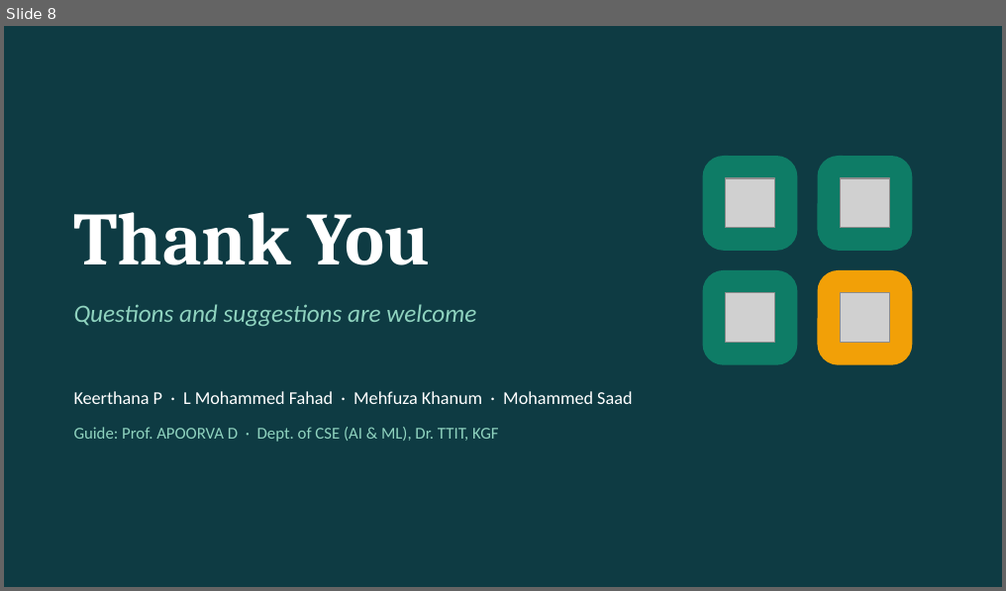
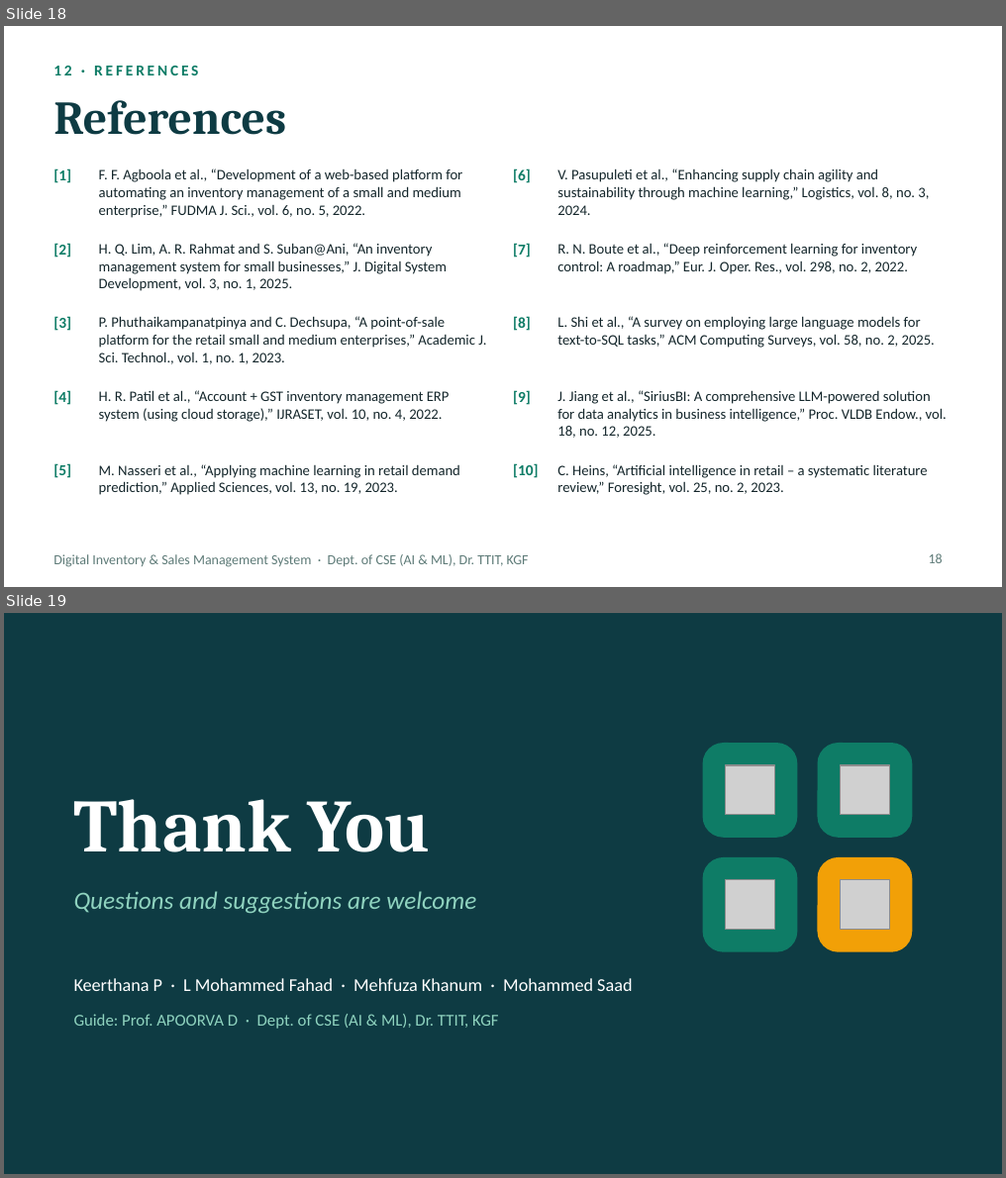
Before and after one commit to NICTOGEN007/inventorymanagement, a slide deck: docs/presentation/Inventory_Management_First_Review.pptx. Shown one above the other, each under a label of ours: slide 8 before the commit, slides 18 and 19 after it. The pictures are 1006x591 and 1006x1178 pixels, drawn with LibreOffice and Linux fonts; fonts in the diff are those of the drawing; grey boxes stand for pictures. Boxes give left, top, right and bottom in pixels: in the first picture for what was removed or moved away, otherwise in the second. Text is boxed around its words. In the diff, an @@ line names an element or a change of style, - is before the commit and + after.

```diff
--- a/docs/presentation/Inventory_Management_First_Review.pptx
+++ b/docs/presentation/Inventory_Management_First_Review.pptx
@@ slide 18 added at [4,26,1002,587], background #FFFFFF @@
@@ text added at [54,66,198,76], 11 pt, text #0E7C66, bold @@
+12 · REFERENCES
@@ title added at [54,100,286,135], 34 pt, text #0E3B43, bold @@
+References
@@ text added at [54,169,71,183], 11 pt, text #0E7C66, bold @@
+[1]
@@ text added at [99,169,462,218], 10.5 pt, text #14262B @@
+F. F. Agboola et al., “Development of a web-based platform for automating an inventory management of a small and medium enterprise,” FUDMA J. Sci., vol. 6, no. 5, 2022.
@@ text added at [513,169,531,183], 11 pt, text #0E7C66, bold @@
+[6]
@@ text added at [557,169,929,215], 10.5 pt, text #14262B @@
+V. Pasupuleti et al., “Enhancing supply chain agility and sustainability through machine learning,” Logistics, vol. 8, no. 3, 2024.
@@ text added at [54,243,71,258], 11 pt, text #0E7C66, bold @@
+[2]
@@ text added at [99,243,447,291], 10.5 pt, text #14262B @@
+H. Q. Lim, A. R. Rahmat and S. Suban@Ani, “An inventory management system for small businesses,” J. Digital System Development, vol. 3, no. 1, 2025.
@@ text added at [513,243,531,258], 11 pt, text #0E7C66, bold @@
+[7]
@@ text added at [557,243,917,274], 10.5 pt, text #14262B @@
+R. N. Boute et al., “Deep reinforcement learning for inventory control: A roadmap,” Eur. J. Oper. Res., vol. 298, no. 2, 2022.
@@ text added at [54,316,71,331], 11 pt, text #0E7C66, bold @@
+[3]
@@ text added at [99,316,486,365], 10.5 pt, text #14262B @@
+P. Phuthaikampanatpinya and C. Dechsupa, “A point-of-sale platform for the retail small and medium enterprises,” Academic J. Sci. Technol., vol. 1, no. 1, 2023.
@@ text added at [513,316,531,331], 11 pt, text #0E7C66, bold @@
+[8]
@@ text added at [557,316,935,348], 10.5 pt, text #14262B @@
+L. Shi et al., “A survey on employing large language models for text-to-SQL tasks,” ACM Computing Surveys, vol. 58, no. 2, 2025.
@@ text added at [54,390,71,405], 11 pt, text #0E7C66, bold @@
+[4]
@@ text added at [99,390,450,422], 10.5 pt, text #14262B @@
+H. R. Patil et al., “Account + GST inventory management ERP system (using cloud storage),” IJRASET, vol. 10, no. 4, 2022.
@@ text added at [513,390,531,405], 11 pt, text #0E7C66, bold @@
+[9]
@@ text added at [557,390,946,438], 10.5 pt, text #14262B @@
+J. Jiang et al., “SiriusBI: A comprehensive LLM-powered solution for data analytics in business intelligence,” Proc. VLDB Endow., vol. 18, no. 12, 2025.
@@ text added at [54,464,71,478], 11 pt, text #0E7C66, bold @@
+[5]
@@ text added at [99,465,460,495], 10.5 pt, text #14262B @@
+M. Nasseri et al., “Applying machine learning in retail demand prediction,” Applied Sciences, vol. 13, no. 19, 2023.
@@ text added at [513,464,539,478], 11 pt, text #0E7C66, bold @@
+[10]
@@ text added at [557,465,928,495], 10.5 pt, text #14262B @@
+C. Heins, “Artificial intelligence in retail – a systematic literature review,” Foresight, vol. 25, no. 2, 2023.
@@ text added at [54,555,529,568], 10 pt, text #5E7B78 @@
+Digital Inventory & Sales Management System · Dept. of CSE (AI & ML), Dr. TTIT, KGF
@@ page number added at [929,554,943,564], 10 pt, text #5E7B78 @@
+18
@@ what was slide 8 is now slide 19 @@
```
Also in this commit, not shown: 3 slides changed, 11 other slides added, 1 slide removed.
